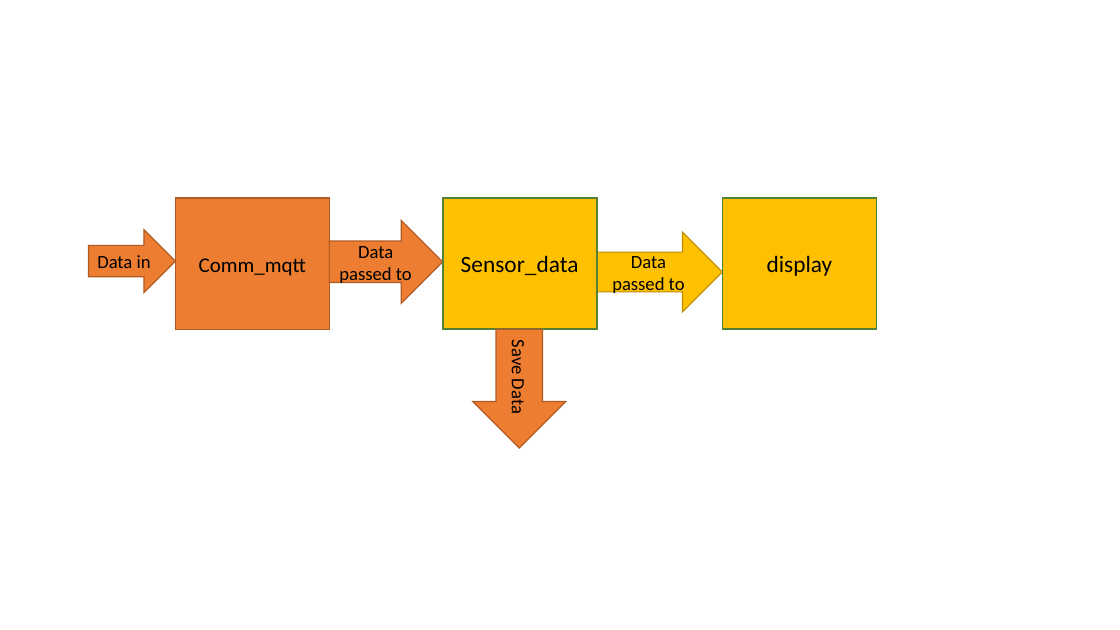
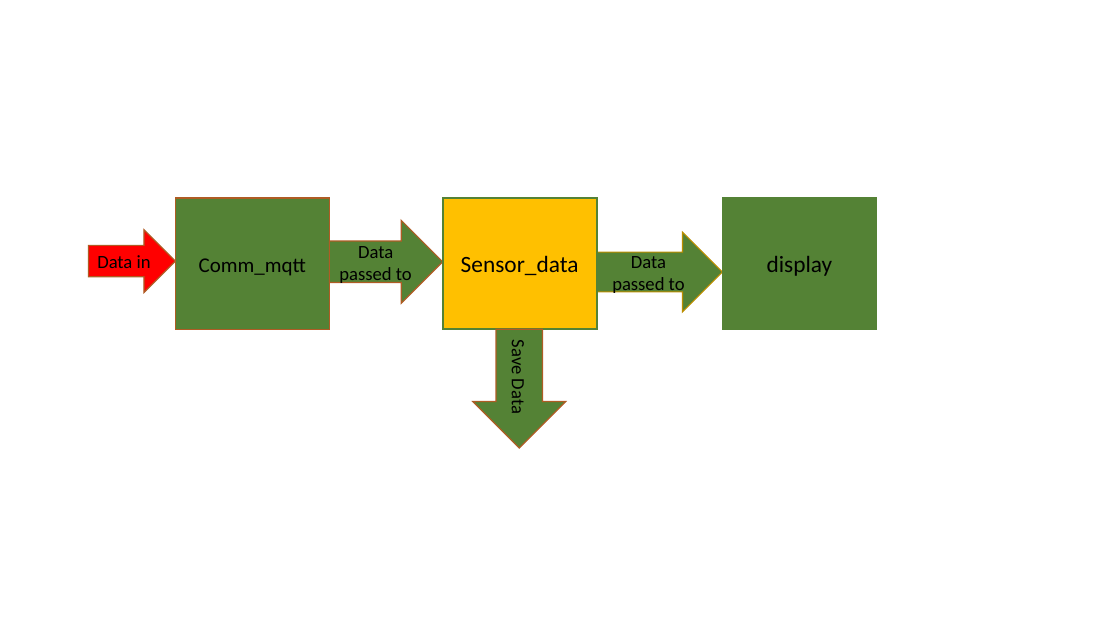
Before and after one commit to itssudaratmookii/IoT_rpi, a slide deck: slide 1 of docs/app_dataflow.pptx. Drawn at 1120x630 pixels with LibreOffice and Linux fonts; fonts in the diff are those of the drawing. Boxes give left, top, right and bottom in pixels: in the first picture for what was removed or moved away, otherwise in the second. Text is boxed around its words. In the diff, an @@ line names an element or a change of style, - is before the commit and + after.

```diff
--- a/docs/app_dataflow.pptx
+++ b/docs/app_dataflow.pptx
@@ rectangle "display" at (723, 198, 876, 329): fill #FFC000 to #548235 @@
@@ right arrow "Data in" at (88, 230, 175, 293): fill #ED7D31 to #FF0000 @@
@@ right arrow "Data passed to" at (595, 232, 723, 312): fill #FFC000 to #548235 @@
@@ fill #ED7D31 to #548235 in 3 elements at (176, 198, 329, 329), (329, 220, 443, 303), (472, 329, 565, 448) @@
```
Also in this commit, not shown: 10 other files.
